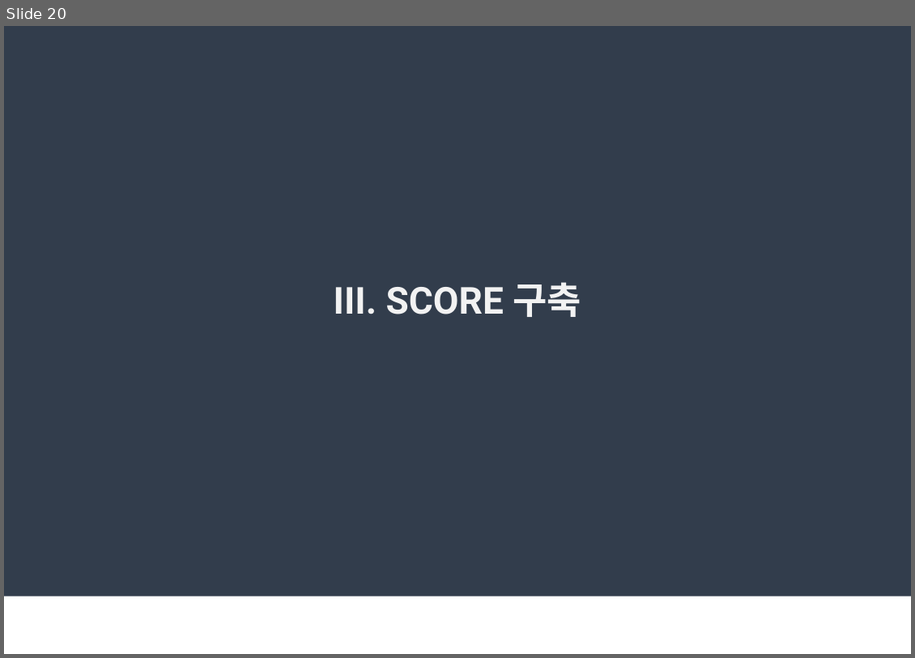
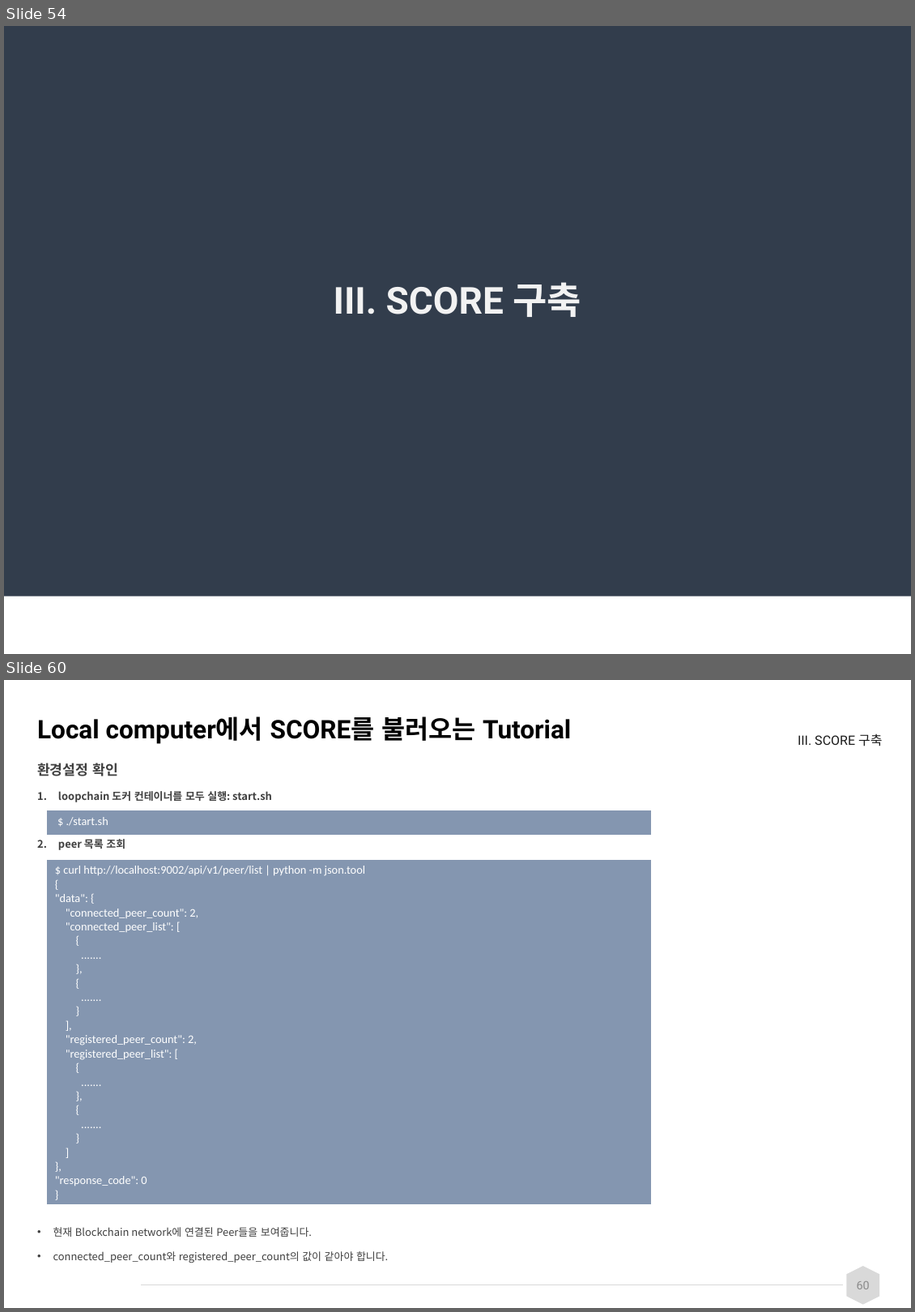
Before and after one commit to spritofwind/loopchain-docs, a slide deck: loopchain_교육_20180322_v0.1.pptx. Shown one above the other, each under a label of ours: slide 20 before the commit, slides 54 and 60 after it; the slides between them are not shown. The pictures are 915x658 and 915x1312 pixels, drawn with LibreOffice and Linux fonts; fonts in the diff are those of the drawing; background and template pictures are left out. Boxes give left, top, right and bottom in pixels: in the first picture for what was removed or moved away, otherwise in the second. Text is boxed around its words. In the diff, an @@ line names an element or a change of style, - is before the commit and + after.

```diff
--- a/loopchain_교육_20180322_v0.1.pptx
+++ b/loopchain_교육_20180322_v0.1.pptx
@@ slide 60 added at (4,680,911,1308), background #FFFFFF @@
@@ title added at (37,716,571,744), 22 pt, text #000000, bold @@
+Local computer에서 SCORE를 불러오는 Tutorial
@@ text added at (798,733,882,746), 11.1 pt, text #1A1A1A @@
+III. SCORE 구축
@@ text added at (37,763,388,1262), 9 pt, text #404040 @@
+환경설정 확인
+1. loopchain 도커 컨테이너를 모두 실행: start.sh
+2. peer 목록 조회
+• 현재 Blockchain network에 연결된 Peer들을 보여줍니다.
+• connected_peer_count와 registered_peer_count의 값이 같아야 합니다.
@@ table added at (47,810,651,836), 1 rows, 1 columns @@
+$ ./start.sh
@@ table added at (47,859,651,1202), 1 rows, 1 columns @@
+$ curl http://localhost:9002/api/v1/peer/list | python -m json.tool / { / "data": { / "connected_peer_count": 2, / "connected_peer_list": [ / { / ....... / }, / { / ....... / } / ], / "registered_peer_count": 2, / "registered_peer_list": [ / { / ....... / }, / { / ....... / } / ] / }, / "response_code": 0 / }
@@ line added from (142, 1286) to (843, 1286), #D9D9D9 0.5 pt @@
@@ hexagon added at (846,1266,880,1305), fill #D9D9D9 @@
@@ page number added at (857,1281,870,1289), 10 pt, text #8C8C8C @@
+60
@@ what was slide 20 is now slide 54 @@
```
Also in this commit, not shown: 12 slides changed, 55 other slides added, 7 other files.
